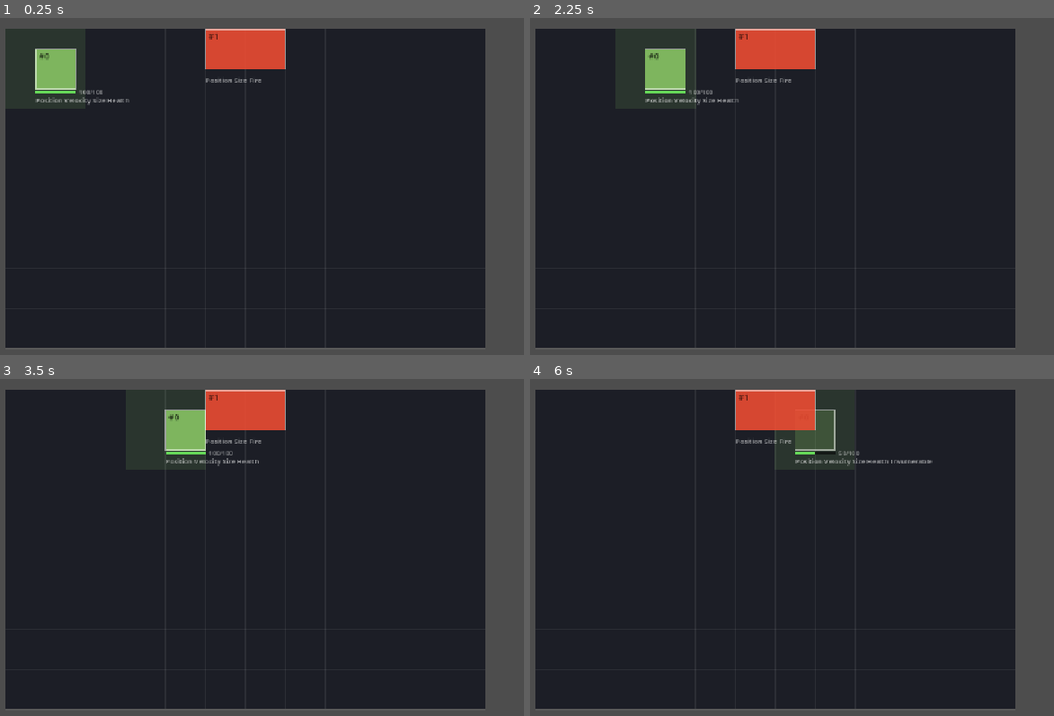
Above: before the commit, frames 1-4 (two rows, left to right).
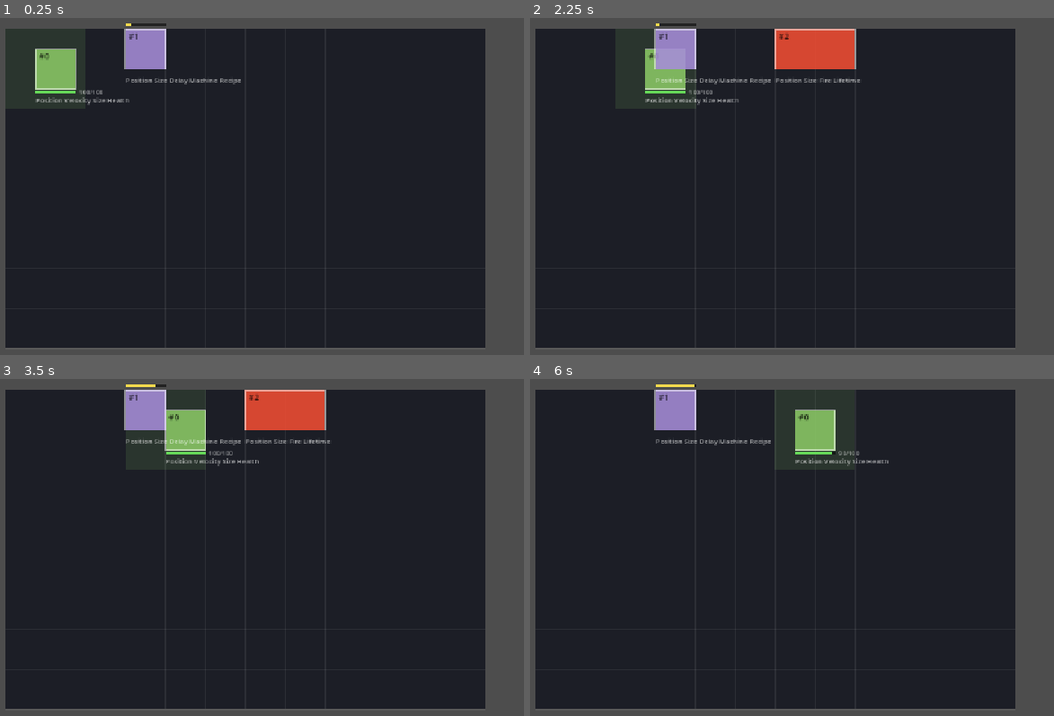
Above: after the commit, the same moments.

Repository: Ahingg/amalgaform
Game: Godot game, scene res://view/main.tscn
Two runs of this game, one before a commit and one after it. Both use one fixed random seed, a clock stepped at 60 frames per second and the inputs below.
Inputs:
- Up to frame 1 (0.25 s): no input
- Up to frame 2 (2.25 s): no input
- Up to frame 3 (3.5 s): no input
- Up to frame 4 (6 s): no input

The runs differ from the first frame. In frame 1, 3.1% of the frame differs, in the area x 23-55%, y 1-20%; in frame 2, 3.2%; in frame 3, 3.2%; in frame 4, 3.9%, in the area x 23-77%, y 1-26%.

Commit message:
Blok D: mesin melahirkan entity dari resep, plus archetype Spawn
- machine_system: baca Recipe, buat entity baru, salin tiap body dengan
  duplicate() supaya cetakan tidak ikut termutasi, posisi hasil = posisi mesin
  + posisi relatif di resep, lalu tempel ulang Delay dari Interval
- lifetime_system: hitung mundur, ujungnya menempelkan Dead
- dead_system: satu-satunya tempat entity dihapus, dijalankan paling akhir
- Interval memisahkan konfigurasi (seberapa sering) dari hitungan berjalan (Delay)

sim/spawn.gd: archetype untuk bentuk entity yang sering dipakai. Bukan tipe —
tidak ada yang mencatat "ini musuh", dan tidak ada system yang bertanya jenis.
Aturannya ditulis di kepala file, termasuk larangan bikin pabrik turunan.

view/main.gd dirapikan jadi deskripsi ronde: build_round() menyiapkan satu
percobaan, siap dipakai ulang untuk retry.

Co-Authored-By: Claude Opus 5 <noreply@anthropic.com>
Claude-Session: https://claude.ai/code/session_01LPc8W22Zk5G2ppB9vrTEnU

Diff:
--- a/challenge-6/sim/comp.gd
+++ b/challenge-6/sim/comp.gd
@@ -1,5 +1,10 @@
 class_name Comp
 extends RefCounted
+
+const MACHINE := "Machine"
+const RECIPE := "Recipe"
+const LIFETIME := "Lifetime"
+const INTERVAL := "Interval"
 
 const FIRE := "Fire"
 const WATER := "Water"
@@ -13,3 +18,5 @@
 const BURN := "Burn"
 const INVULNERABLE := "Invulnerable"
 const DAMAGED := "Damaged"
+
+const DEAD := "Dead"
--- a/challenge-6/sim/components/make.gd
+++ b/challenge-6/sim/components/make.gd
@@ -2,11 +2,22 @@
 class_name Make
 extends RefCounted
 
+
+# bentuknya adalah component_name: {body}
+static func recipe(body: Dictionary) -> Dictionary:
+	return body
+
 static func delay(duration: float) -> Dictionary:
+	return {"elapsed": 0.0, "duration": duration}
+
+static func lifetime(duration: float) -> Dictionary:
 	return {"elapsed": 0.0, "duration": duration}
 
 static func invulnerable(duration: float) -> Dictionary:
 	return {"elapsed": 0.0, "duration": duration}
+
+static func interval(duration: float) -> Dictionary:
+	return {"duration": duration}
 
 static func fire(damage: float) -> Dictionary:
 	return {"damage": damage}
--- /dev/null
+++ b/challenge-6/sim/spawn.gd
@@ -0,0 +1,59 @@
+class_name Spawn
+extends RefCounted
+
+# ============================================================================
+# ARCHETYPES — shortcuts for entity shapes that get built often.
+#
+# These are NOT types. After a spawn function returns, nothing anywhere records
+# that an entity is "an enemy": there is only an entity with some components,
+# and no system ever asks what kind of thing it is. The function assembles and
+# disappears.
+#
+# Three rules that keep it that way:
+#   1. Assembly only. add_entity + attach_component, nothing else. The moment an
+#      `if` decides behaviour in here, it has become a system in the wrong place.
+#   2. Never the only way to build an entity. Attaching components by hand must
+#      stay easy — these are shortcuts for common shapes, not an official list
+#      of what is allowed to exist.
+#   3. No derived factories. If enemy / fast_enemy / armored_enemy /
+#      fast_armored_enemy ever appear, that is the inheritance explosion coming
+#      back in through the factory door. Give the base shape here and stack the
+#      extras on top at the call site:
+#
+#          var e := Spawn.enemy(world, 0, 3, 100)
+#          world.attach_component(Comp.ARMOR, e, Make.armor(5))
+# ============================================================================
+
+
+static func enemy(
+	world: World,
+	x: float, y: float,
+	hp: int,
+	speed_x: float = 1.0, speed_y: float = 0.0,
+	w: float = 1.0, h: float = 1.0
+) -> int:
+	var e := world.add_entity()
+	world.attach_component(Comp.POSITION, e, Make.position(x, y))
+	world.attach_component(Comp.SIZE, e, Make.size(w, h))
+	world.attach_component(Comp.VELOCITY, e, Make.velocity(speed_x, speed_y))
+	world.attach_component(Comp.HEALTH, e, Make.health(hp))
+	return e
+
+
+# The machine starts with a Delay already attached, so its first shot lands one
+# full interval after the round begins instead of on frame one.
+static func machine(
+	world: World,
+	x: float, y: float,
+	interval: float,
+	recipe: Dictionary,
+	w: float = 1.0, h: float = 1.0
+) -> int:
+	var m := world.add_entity()
+	world.attach_component(Comp.MACHINE, m)
+	world.attach_component(Comp.POSITION, m, Make.position(x, y))
+	world.attach_component(Comp.SIZE, m, Make.size(w, h))
+	world.attach_component(Comp.INTERVAL, m, Make.interval(interval))
+	world.attach_component(Comp.DELAY, m, Make.delay(interval))
+	world.attach_component(Comp.RECIPE, m, Make.recipe(recipe))
+	return m
--- /dev/null
+++ b/challenge-6/sim/systems/dead_system.gd
@@ -0,0 +1,8 @@
+
+class_name DeadSystem
+extends RefCounted
+
+static func process(world: World, _delta: float) -> void:
+	var entities := world.get_entities_with_comp([Comp.DEAD])
+	for e in entities:
+		world.remove_entity_by_id(e)
--- /dev/null
+++ b/challenge-6/sim/systems/lifetime_system.gd
@@ -0,0 +1,13 @@
+class_name LifetimeSystem
+extends RefCounted
+
+static func process(world: World, delta: float) -> void:
+	var entities := world.get_entities_with_comp([Comp.LIFETIME])
+
+	# key untuk setiap id
+	for e in entities:
+		var comp: Dictionary = world.get_component_value(Comp.LIFETIME, e)
+		comp["elapsed"] += delta
+		if comp["elapsed"] >= comp["duration"]:
+			world.attach_component(Comp.DEAD, e)
+			#world.detach_component(Comp.LIFETME, e)
--- /dev/null
+++ b/challenge-6/sim/systems/machine_system.gd
@@ -0,0 +1,27 @@
+class_name MachineSystem
+extends RefCounted
+
+
+static func process(world: World, _delta: float) -> void:
+	var machines := world.get_entities_with_comp([Comp.MACHINE, Comp.RECIPE, Comp.POSITION, Comp.INTERVAL])
+	for m in machines:
+		if world.entity_have_component(Comp.DELAY, m):
+			continue
+
+		# create sebuah entity, lalu tempelin component componentnya
+		var new_entity := world.add_entity()
+
+		var recipe := world.get_component_value(Comp.RECIPE, m)
+		for key in recipe:
+			var dupe: Dictionary = recipe[key].duplicate()
+			world.attach_component(key, new_entity, dupe)
+
+		# calculate new position
+		if world.entity_have_component(Comp.POSITION, new_entity):
+			var pos := world.get_component_value(Comp.POSITION, m)
+			var target_pos := world.get_component_value(Comp.POSITION, new_entity)
+			target_pos["x"] += pos["x"]
+			target_pos["y"] += pos["y"]
+
+		var interval := world.get_component_value(Comp.INTERVAL, m)
+		world.attach_component(Comp.DELAY, m, Make.delay(interval["duration"]))
--- a/challenge-6/sim/systems/sys_manager.gd
+++ b/challenge-6/sim/systems/sys_manager.gd
@@ -3,8 +3,11 @@
 
 static func process(world: World, delta: float) -> void:
 	DelaySystem.process(world, delta)
+	MachineSystem.process(world, delta)
 	MoveSystem.process(world, delta)
 	FireContactSystem.process(world, delta)
 	BurnSystem.process(world, delta)
 	DamageSystem.process(world, delta)
 	InvulnerabilitySystem.process(world, delta)
+	LifetimeSystem.process(world, delta)
+	DeadSystem.process(world, delta)
--- a/challenge-6/view/main.gd
+++ b/challenge-6/view/main.gd
@@ -1,45 +1,35 @@
 extends Node
 
+# Bootstrap. Owns the World and hands it to the systems every physics tick.
+# The World lives here — not inside SystemManager — because "start the round
+# over" belongs to whoever owns the session, and because view/ needs to read
+# the World to draw it.
 
-# Called when the node enters the scene tree for the first time.
 var world: World
-func _ready() -> void:
-	world = World.new()
-	var e1 = world.add_entity()
-	var e2 = world.add_entity()
-	var e3 = world.add_entity()
-
-	#world.attach_component(Comp.DELAY, e1, Make.delay(2.0))
-	world.attach_component(Comp.POSITION, e1, Make.position(0.5, 0.5))
-	world.attach_component(Comp.VELOCITY, e1, Make.velocity(1.0, 0))
-	world.attach_component(Comp.SIZE, e1, Make.size(1.0, 1.0))
-	world.attach_component(Comp.HEALTH, e1, Make.health(100))
-
-	world.attach_component(Comp.POSITION, e2, Make.position(5.0, 0))
-	world.attach_component(Comp.SIZE, e2, Make.size(2, 1))
-	world.attach_component(Comp.FIRE, e2, Make.fire(10.0))
-
-	world.attach_component(Comp.WIND, e3)
-	world.attach_component(Comp.WATER, e3)
 
 
-	#var result: Dictionary =  world.get_component_value(Comp.FIRE, e1)
-	#for key in result:
-		#print(str(key) + " " + str(result[key]))
-	#var result := world.get_entities_with_comp([Comp.WIND, Comp.FIRE, Comp.WATER])
-	#for r in result:
-		#print(r)
-
-	#world.detach_component(Comp.WIND, e1);
-	#print(world.entity_have_component(Comp.WIND, e1))
-
+func _ready() -> void:
+	build_round()
 
 	# View layer. Added from code to keep the scene file simple.
 	# renderer.gd only READS world, it never writes into sim/.
 	add_child(WorldRenderer.new())
 
 
-# Called every frame. 'delta' is the elapsed time since the previous frame.
+# Everything that describes one attempt at the room lives here. Retry is going
+# to be: throw the World away, call this again.
+func build_round() -> void:
+	world = World.new()
+
+	Spawn.enemy(world, 0.5, 0.5, 100)
+
+	Spawn.machine(world, 3.0, 0.0, 2.0, {
+		Comp.FIRE: Make.fire(5),
+		Comp.POSITION: Make.position(3.0, 0.0),   # relative to the machine
+		Comp.SIZE: Make.size(2.0, 1.0),
+		Comp.LIFETIME: Make.lifetime(1.5),
+	})
+
+
 func _physics_process(delta: float) -> void:
-	# panggil middle.process untuk process setiap system yang ada.
 	SystemManager.process(world, delta)
--- a/challenge-6/view/renderer.gd
+++ b/challenge-6/view/renderer.gd
@@ -30,6 +30,7 @@
 	"Water": Color(0.25, 0.6, 1.0),
 	"Wind": Color(0.4, 0.85, 0.75),
 	"Damaged": Color(1.0, 0.85, 0.2),
+	"Machine": Color(0.65, 0.55, 0.85),
 	"Health": Color(0.55, 0.8, 0.4),
 }
 
@@ -38,6 +39,7 @@
 const BADGE_ORDER := [
 	"Position", "Velocity", "Size", "Delay", "Fire", "Water", "Wind",
 	"Burn", "Damaged", "Health", "Invulnerable",
+	"Machine", "Recipe", "Lifetime", "Dead",
 ]
 
 @export var grid_width: int = 12
Not shown, added: challenge-6/sim/spawn.gd.uid
Not shown, added: challenge-6/sim/systems/dead_system.gd.uid
Not shown, added: challenge-6/sim/systems/lifetime_system.gd.uid
Not shown, added: challenge-6/sim/systems/machine_system.gd.uid
